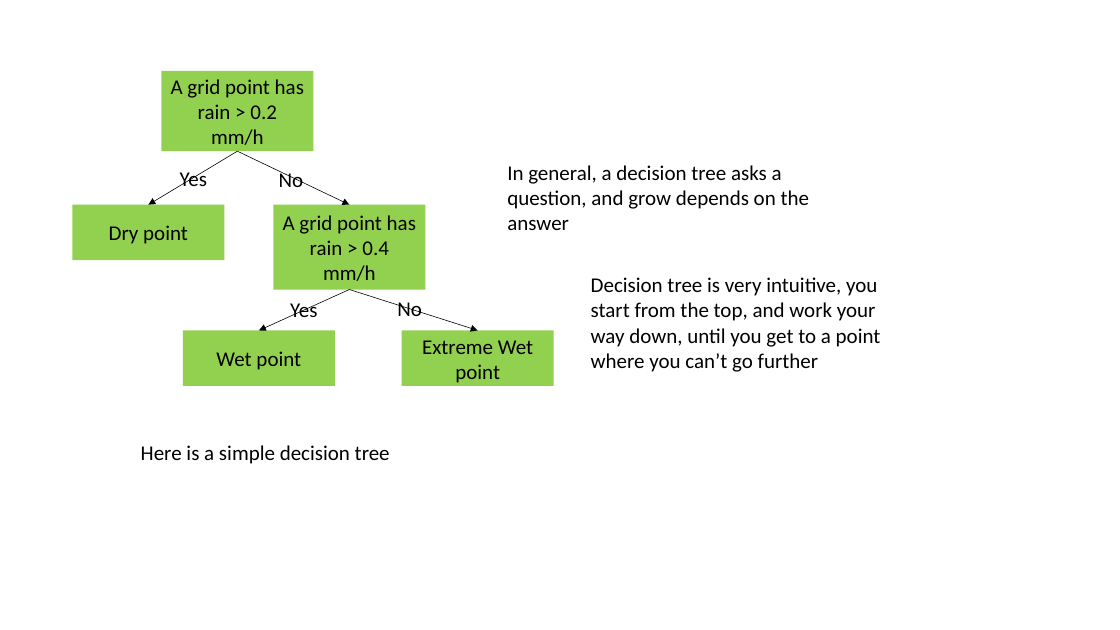
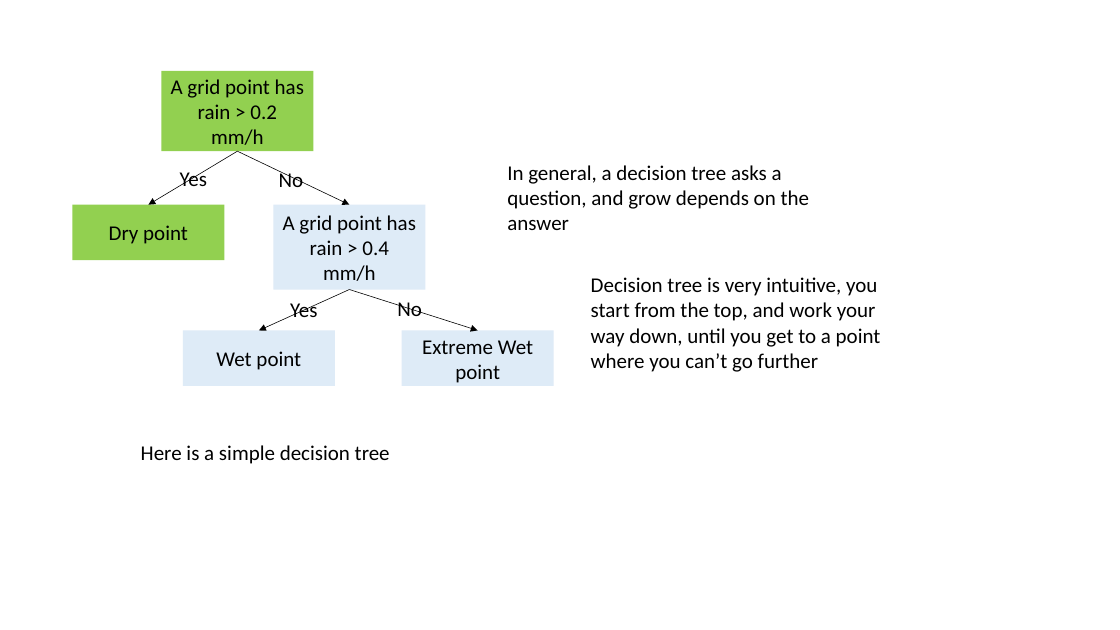
Before and after one commit to jzanetti/Sijin_ML, a slide deck: slide 3 of docs/source/decision_tree/slides/dt_introduction.pptx. Drawn at 1120x630 pixels with LibreOffice and Linux fonts; fonts in the diff are those of the drawing. Boxes give left, top, right and bottom in pixels: in the first picture for what was removed or moved away, otherwise in the second. Text is boxed around its words. In the diff, an @@ line names an element or a change of style, - is before the commit and + after.

```diff
--- a/docs/source/decision_tree/slides/dt_introduction.pptx
+++ b/docs/source/decision_tree/slides/dt_introduction.pptx
@@ fill #92D050 to #DEEBF7 in 3 elements at (x1=274, y1=205, x2=426, y2=290), (x1=183, y1=330, x2=335, y2=386), (x1=402, y1=330, x2=554, y2=386) @@
```
Also in this commit, not shown: 2 other files.
